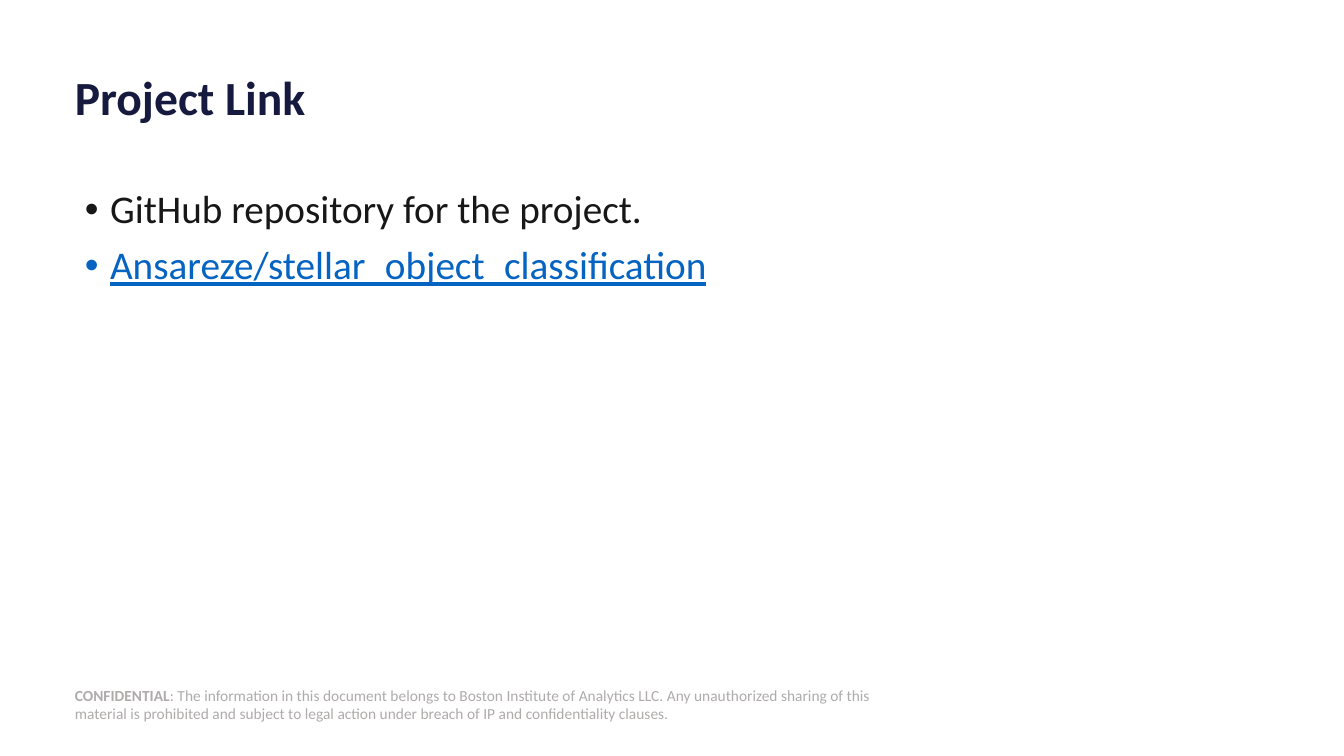
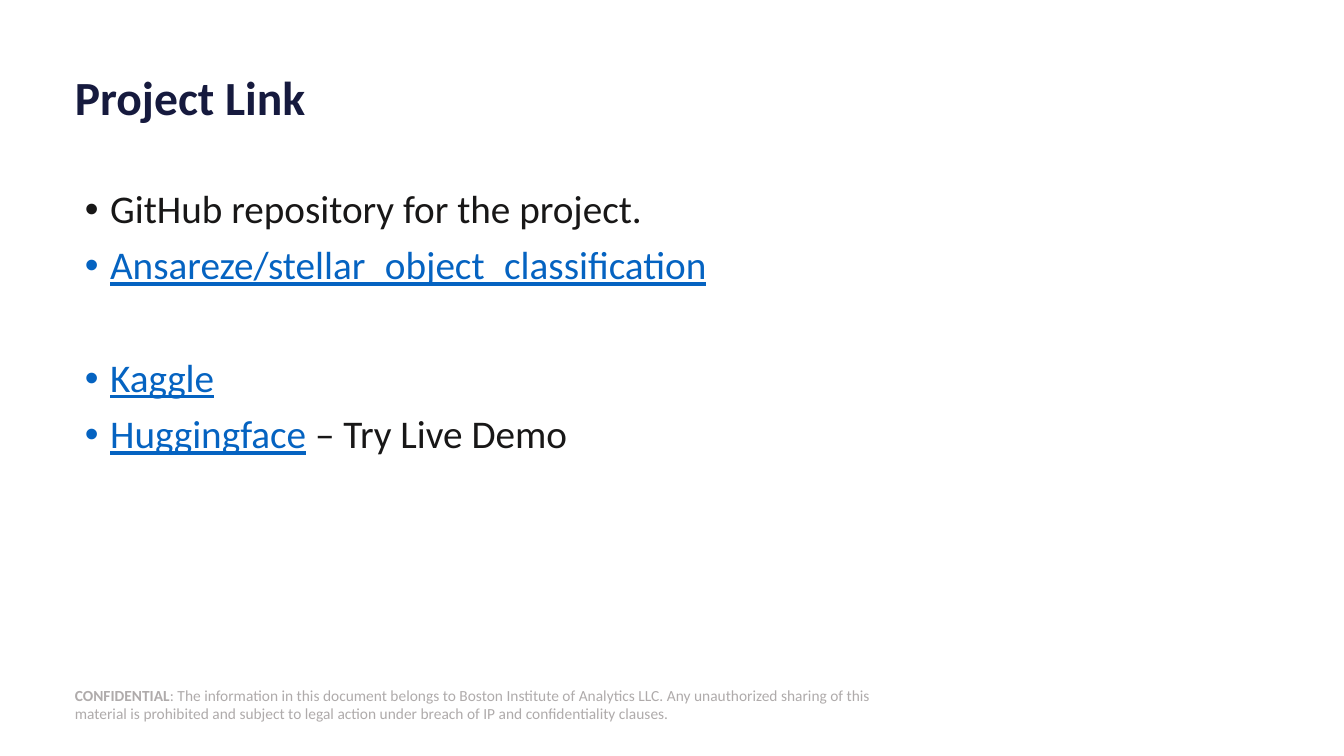
Before and after one commit to Ansareze/stellar_object_classification, a slide deck: slide 19 of Presentation/Stellar_Object_Detection_Capstone_PPT.pptx. Drawn at 1344x756 pixels with LibreOffice and Linux fonts; fonts in the diff are those of the drawing; background and template pictures are left out. Boxes give left, top, right and bottom in pixels: in the first picture for what was removed or moved away, otherwise in the second. Text is boxed around its words. In the diff, an @@ line names an element or a change of style, - is before the commit and + after.

Commit message:
Update README with project links to GitHub, Hugging Face, and Kaggle for enhanced accessibility. Update presentation file for Stellar Object Detection with new content.

```diff
--- a/Presentation/Stellar_Object_Detection_Capstone_PPT.pptx
+++ b/Presentation/Stellar_Object_Detection_Capstone_PPT.pptx
@@ text at bbox=[110, 364, 568, 455]: paragraphs added @@
+• Kaggle
+• Huggingface – Try Live Demo
```
Also in this commit, not shown: 1 other file.
